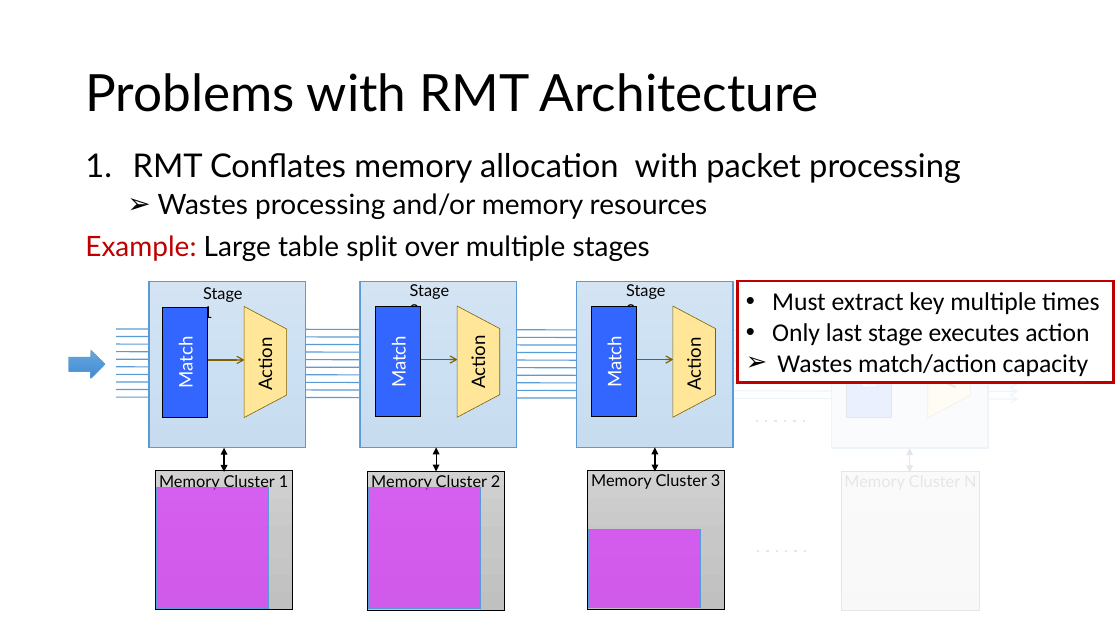
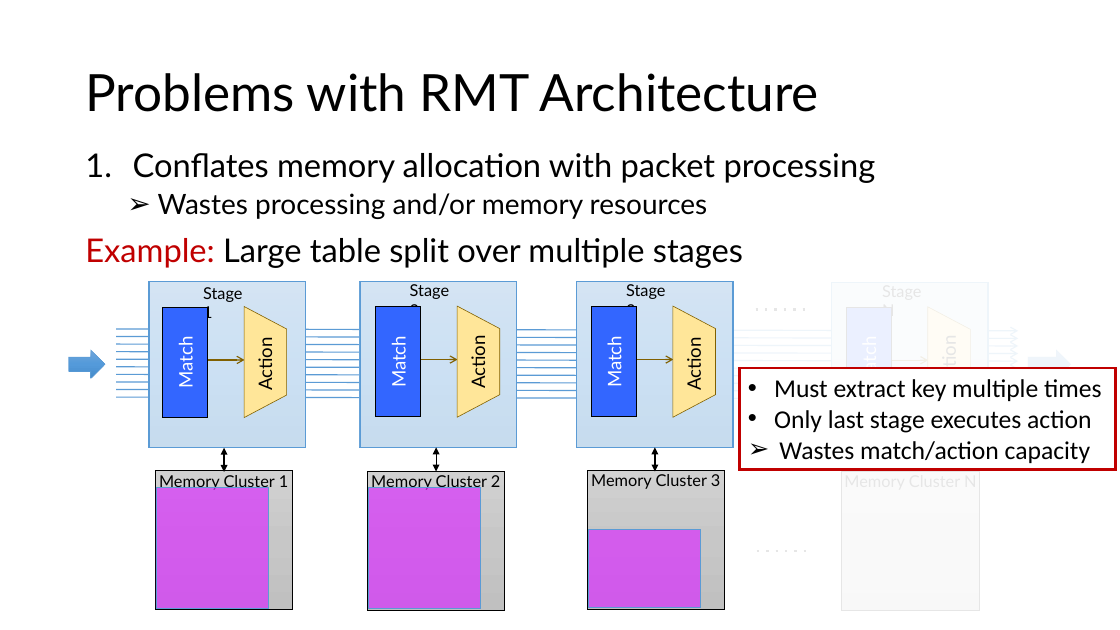
Before and after one commit to anirudhSK/drmt_talk, a slide deck: slide 3 of drmt.pptx (slide 6 before the commit). Drawn at 1120x630 pixels with LibreOffice and Linux fonts; fonts in the diff are those of the drawing. Boxes give left, top, right and bottom in pixels: in the first picture for what was removed or moved away, otherwise in the second. Text is boxed around its words. In the diff, an @@ line names an element or a change of style, - is before the commit and + after.

```diff
--- a/drmt.pptx
+++ b/drmt.pptx
@@ text at (133,153,876,183): text changed @@
-1. RMT Conflates memory allocation with packet processing
+1. Conflates memory allocation with packet processing
@@ text at (85,238,743,268): size 24 to 28 pt in "Example: Large table split over multiple stages" @@
@@ line added from (744, 309) to (800, 309), #FFFFFF 1 pt dashed @@
@@ line moved from (756, 421) - (808, 421) to (756, 309) - (806, 309) @@
@@ line moved from (744, 421) - (800, 421) to (744, 349) - (800, 349) @@
@@ right arrow added at (1028,350,1070,379), fill gradient #71A6DB to #559BDB to #448ACA, outline #5B9BD5 0.5 pt @@
@@ rectangle "Must extract key multiple times": place and size @@
-rectangle "Must extract key multiple times" at (738,281,1114,382)
+rectangle "Must extract key multiple times" at (739,368,1116,470)
@@ arrow added from (871, 360) to (928, 360), #806000 1 pt @@
```
Also in this commit, not shown: 4 other slides changed, 7 slides added, 5 slides removed.
